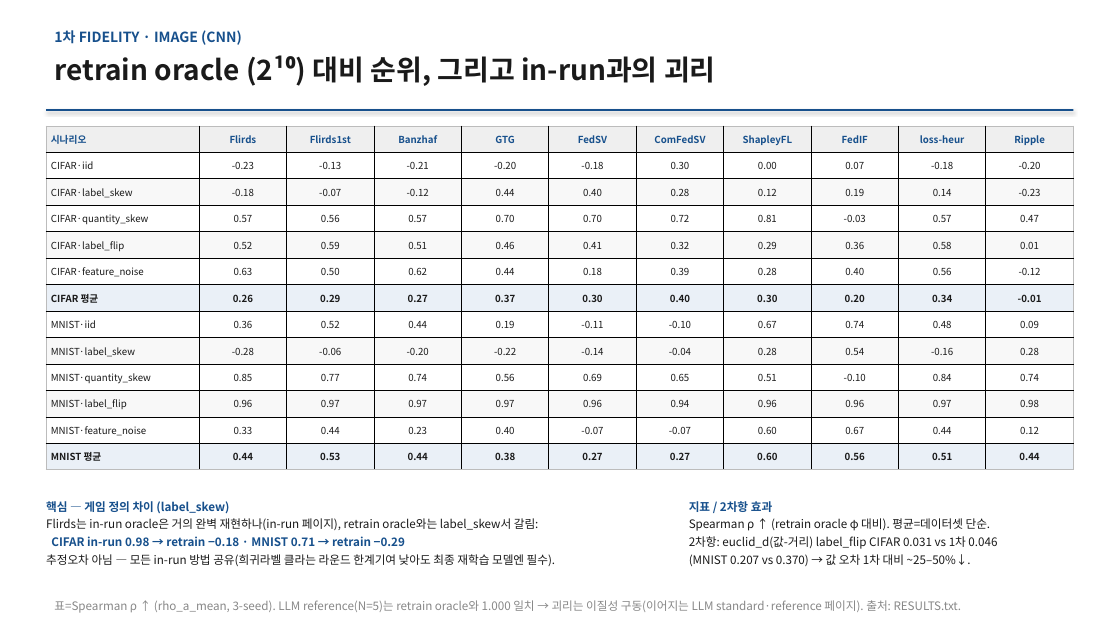
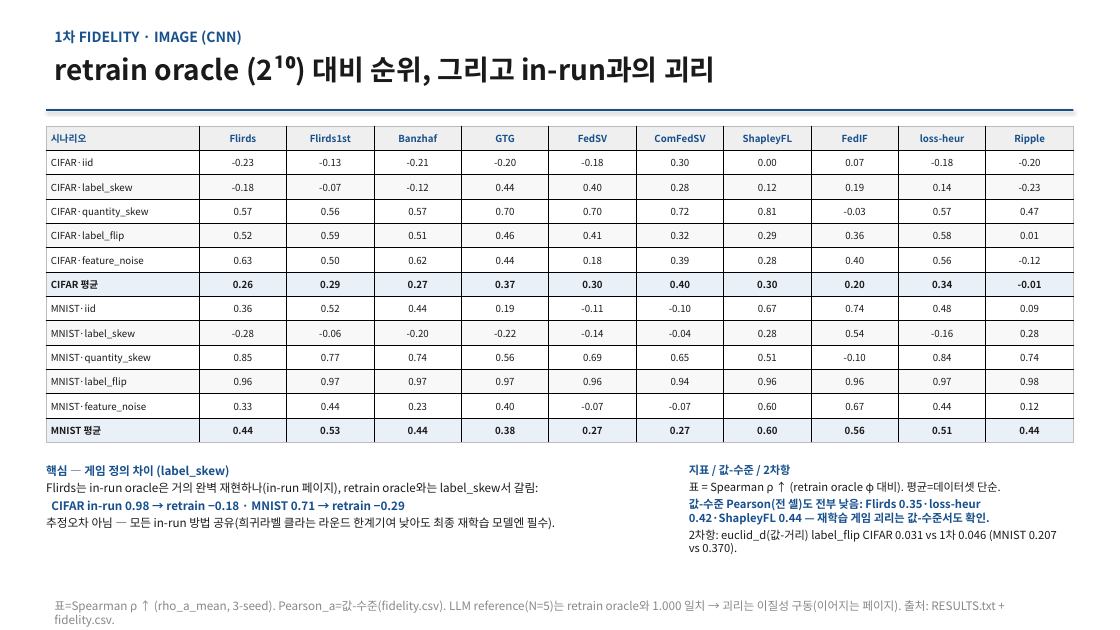
Before and after one commit to YongheeChoi/flirds, a slide deck: slide 6 of research-wiki/presentations/2026-06-results-report/flirds-results-2026-06.pptx. Drawn at 1120x630 pixels with LibreOffice and Linux fonts; fonts in the diff are those of the drawing. Boxes give left, top, right and bottom in pixels: in the first picture for what was removed or moved away, otherwise in the second. Text is boxed around its words. In the diff, an @@ line names an element or a change of style, - is before the commit and + after.

```diff
--- a/research-wiki/presentations/2026-06-results-report/flirds-results-2026-06.pptx
+++ b/research-wiki/presentations/2026-06-results-report/flirds-results-2026-06.pptx
@@ table: place and size @@
-table at <box>46,126,1073,470</box>
+table at <box>46,126,1073,443</box>
@@ text "핵심 — 게임 정의 차이 ...": place and size @@
-text "핵심 — 게임 정의 차이 ..." at <box>46,501,556,566</box>
+text "핵심 — 게임 정의 차이 ..." at <box>46,465,555,529</box>
@@ text at <box>689,464,1057,554</box>: text changed; size 10 to 9.6 pt @@
-지표 / 2차항 효과
-Spearman ρ ↑ (retrain oracle φ 대비). 평균=데이터셋 단순.
-2차항: euclid_d(값-거리) label_flip CIFAR 0.031 vs 1차 0.046
-(MNIST 0.207 vs 0.370) → 값 오차 1차 대비 ~25–50%↓.
+지표 / 값-수준 / 2차항
+표 = Spearman ρ ↑ (retrain oracle φ 대비). 평균=데이터셋 단순.
+값-수준 Pearson(전 셀)도 전부 낮음: Flirds 0.35·loss-heur 0.42·ShapleyFL 0.44 — 재학습 게임 괴리는 값-수준서도 확인.
+2차항: euclid_d(값-거리) label_flip CIFAR 0.031 vs 1차 0.046 (MNIST 0.207 vs 0.370).
@@ text at <box>54,600,995,627</box>: text changed @@
-표=Spearman ρ ↑ (rho_a_mean, 3-seed). LLM reference(N=5)는 retrain oracle와 1.000 일치 → 괴리는 이질성 구동(이어지는 LLM standard·reference 페이지). 출처: RESULTS.txt.
+표=Spearman ρ ↑ (rho_a_mean, 3-seed). Pearson_a=값-수준(fidelity.csv). LLM reference(N=5)는 retrain oracle와 1.000 일치 → 괴리는 이질성 구동(이어지는 페이지). 출처: RESULTS.txt + fidelity.csv.
```
Also in this commit, not shown: 5 other slides changed, 10 other files.
